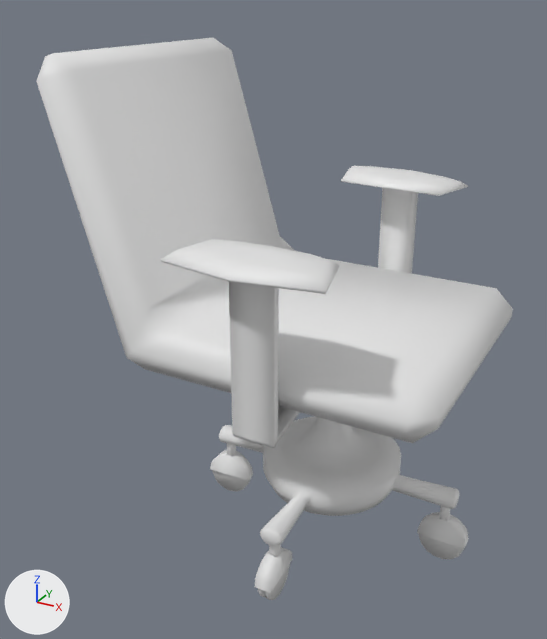
Before and after pictures for a commit that changed the Blender file Dev/Models/HomeScene/spinning_chair.blend.
Before and after are seen from a camera (50 mm lens) standing at (1.44, -3.29, 2.72) and looking at (-0.33, -0.08, 1.11). The axes (+X, +Y, +Z) are drawn at lower left. The lights are the same throughout.
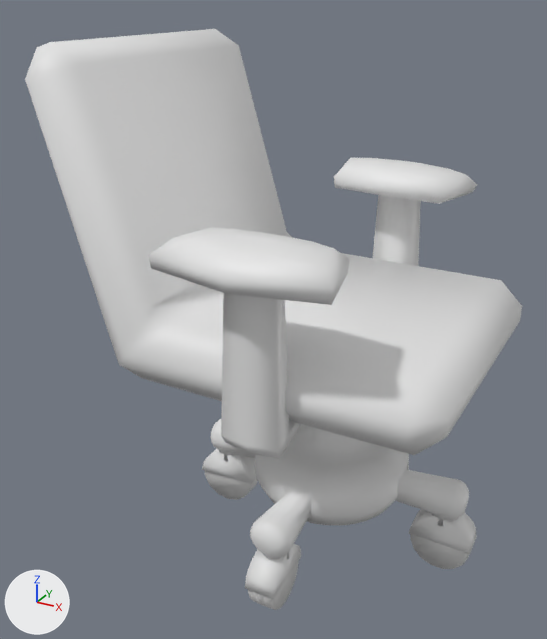
Pixel boxes [x1, y1, x2, y2] of what changed, in the pictures (547 x 639 px):
```json
{"object": "Plane", "change": "modifiers changed", "before": [36, 38, 513, 600], "after": [25, 29, 522, 610]}
```

Edits to the scene script, one JSON object a line:
```json
{"op": "add", "block": "ob_plane", "code": "_m = ob_plane.modifiers.new('Solidify', 'SOLIDIFY')"}
{"op": "add", "block": "ob_plane", "code": "_m.thickness = 0.05"}
{"op": "add", "block": "ob_plane", "code": "_m.offset = 1.0"}
{"op": "add", "block": "ob_plane", "code": "_m.material_offset = 4"}
{"op": "add", "block": "ob_plane", "code": "_m.use_flip_normals = True"}
```
